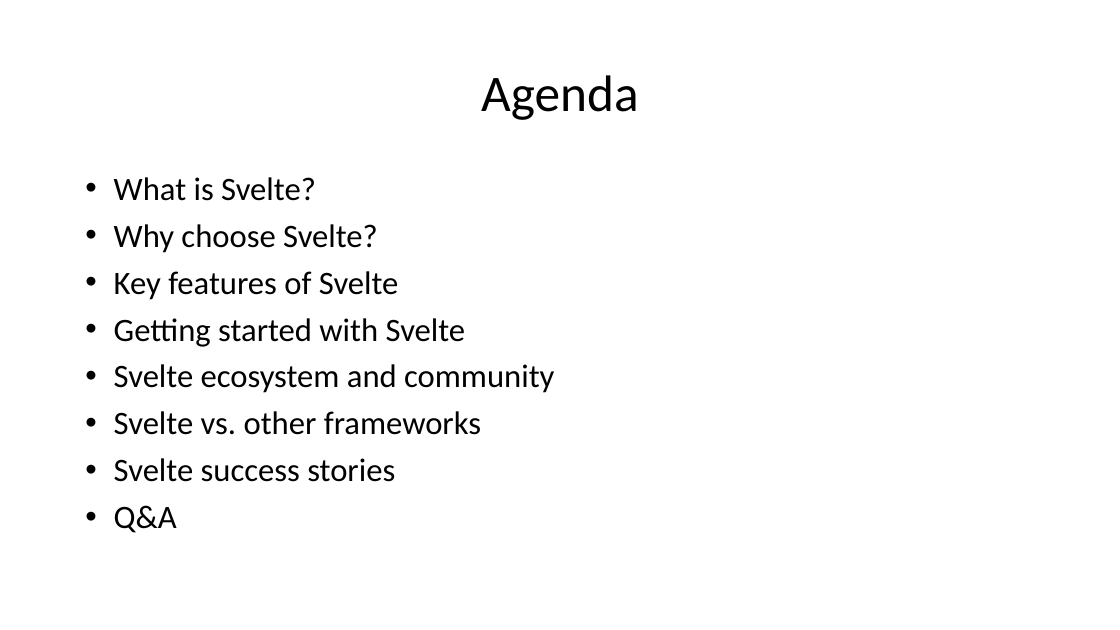
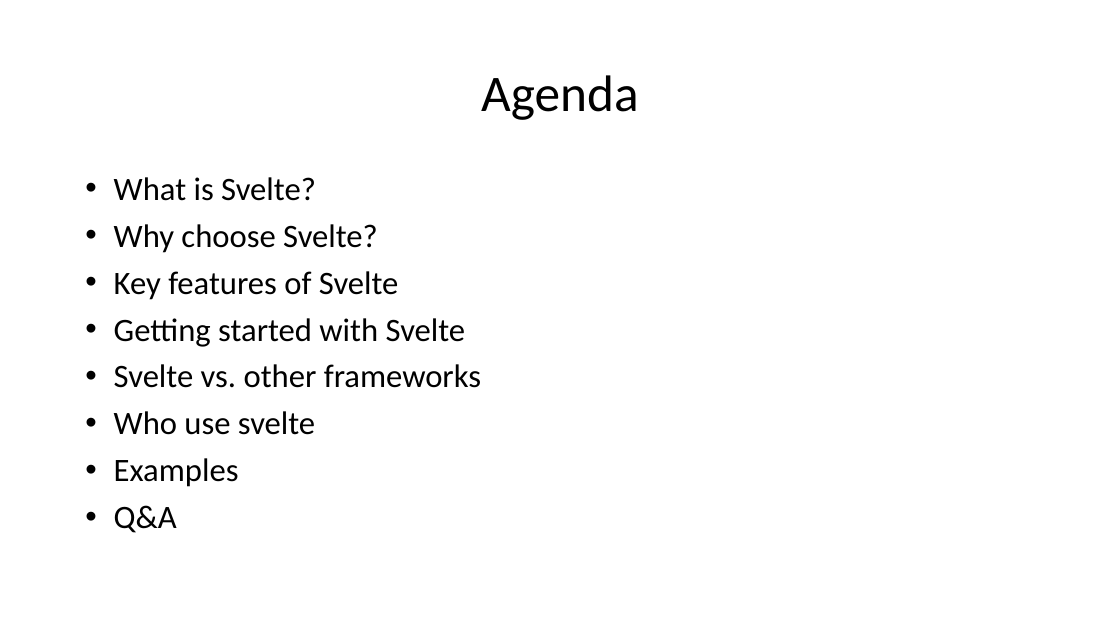
Before and after one commit to AnasAttar10/svelte, a slide deck: slide 2 of عرض تقديمي.pptx. Drawn at 1120x630 pixels with LibreOffice and Linux fonts; fonts in the diff are those of the drawing. Boxes give left, top, right and bottom in pixels: in the first picture for what was removed or moved away, otherwise in the second. Text is boxed around its words. In the diff, an @@ line names an element or a change of style, - is before the commit and + after.

```diff
--- a/عرض تقديمي.pptx
+++ b/عرض تقديمي.pptx
@@ text at box(114, 364, 554, 393): paragraph removed @@
-• Svelte ecosystem and community
@@ text at box(114, 411, 315, 487): text changed @@
-• Svelte success stories
+• Who use svelte
+• Examples
```
Also in this commit, not shown: 1 other slide changed.
